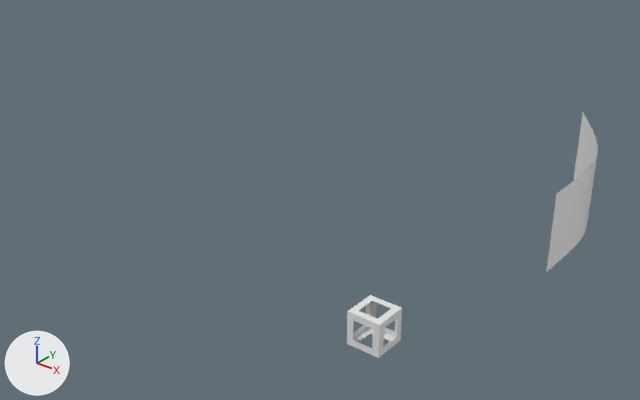
A saved change to the Blender file Assets/RJR_Stage.blend.
Both versions are drawn from a 50 mm camera at (328.0, -476.0, 396.0) aimed at (-202.0, 186.0, -15.0). The lights are fixed; the arrows at lower left show +X, +Y and +Z.

Objects in the first picture: 'BezierCurve', 'Cube.011'.
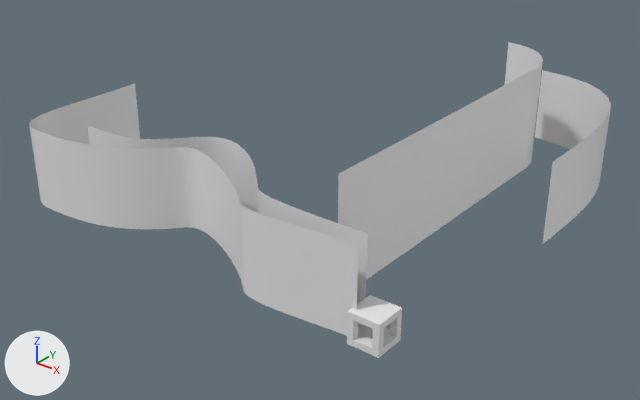
Boxes [x1, y1, x2, y2] around the edits, measured in the pictures (640 x 400 px; the box of a moved part takes in the faces that stretch with it):
'BezierCurve.001', added
    after: [29, 83, 358, 336]
'BezierCurve.003', added
    after: [338, 42, 543, 279]
'BezierCurve', reshaped, moved (45% wider, 9% taller)
    before: [546, 113, 598, 272]
    after: [535, 70, 611, 244]
'BezierCurve.002', added
    after: [88, 126, 368, 326]
part 1 of me_cube_011, moved or reshaped (not visible before)
    after: [353, 301, 397, 348]

The change, as a diff of the scene's bpy script:
```diff
--- a/Assets/RJR_Stage.blend.py
+++ b/Assets/RJR_Stage.blend.py
@@ me_cube_011 @@
 # used by ob_cube_011; location = (0.2, 0.5, 8.6); scale = (15.0, 15.0, 15.0)
-me_cube_011.from_pydata(...)  # 63 vertices, 48 faces, 22 loose edges; spans x -1.0..1.0, y -1.0..1.0, z -1.0..1.0
+me_cube_011.from_pydata(...)  # 64 vertices, 67 faces; spans x -1.0..1.0, y -1.0..1.0, z -1.0..1.0
+# me_cube_011 part 1
+# 22 loose edges are deleted
+# 1 vertex is added at (-0.6, -0.6, -0.6)
+# 19 new faces join them
@@ cu_beziercurve @@
 _sp = cu_beziercurve.splines.new('BEZIER'); _sp.bezier_points.add(1)
-_sp.bezier_points.foreach_set('co', [0.187, 0.727, 0.0, 1.848, 0.96, 0.0])
-_sp.bezier_points.foreach_set('handle_left', [-0.51, 0.85, 0.0, 0.942, 0.538, 0.0])
-_sp.bezier_points.foreach_set('handle_right', [0.883, 0.604, 0.0, 2.755, 1.383, 0.0])
+_sp.bezier_points.foreach_set('co', [0.0621, 0.749, 0.0, 1.917, 1.348, 0.0])
+_sp.bezier_points.foreach_set('handle_left', [-0.634, 0.872, 0.0, 1.743, 0.363, 0.0])
+_sp.bezier_points.foreach_set('handle_right', [0.758, 0.626, 0.0, 2.09, 2.332, 0.0])
 for _p, _l, _r in zip(_sp.bezier_points, ['ALIGNED', 'ALIGNED'], ['ALIGNED', 'ALIGNED']): _p.handle_left_type = _l; _p.handle_right_type = _r
@@ cu_beziercurve_001 @@
+cu_beziercurve_001 = bpy.data.curves.new('BezierCurve.001', 'CURVE')
+cu_beziercurve_001.dimensions = '3D'
+_sp = cu_beziercurve_001.splines.new('BEZIER'); _sp.bezier_points.add(4)
+_sp.bezier_points.foreach_set('co', [-0.792, 0.817, 0.0, -0.733, -0.316, 0.0, 0.324, -0.0863, 0.0, 1.12, -0.586, 0.0, 1.956, -0.724, 0.0])
+_sp.bezier_points.foreach_set('handle_left', [-0.74, 1.409, 0.0, -1.091, -0.253, 0.0, 0.0146, -0.346, 0.0, 1.052, -0.468, 0.0, 1.776, -0.692, 0.00143])
+_sp.bezier_points.foreach_set('handle_right', [-0.843, 0.226, 0.0, -0.254, -0.401, 0.0, 0.484, 0.0475, 0.0, 1.189, -0.705, 0.0, 2.34, -0.794, -0.00307])
+for _p, _l, _r in zip(_sp.bezier_points, ['ALIGNED', 'ALIGNED', 'ALIGNED', 'ALIGNED', 'ALIGNED'], ['ALIGNED', 'ALIGNED', 'ALIGNED', 'ALIGNED', 'ALIGNED']): _p.handle_left_type = _l; _p.handle_right_type = _r
+_sp.order_u = 0
+_sp.order_v = 0
+cu_beziercurve_001.use_path = True
+cu_beziercurve_001.use_path_clamp = True
+cu_beziercurve_001.bevel_resolution = 0
+cu_beziercurve_001.extrude = 0.3
+cu_beziercurve_001.fill_mode = 'HALF'
@@ cu_beziercurve_002 @@
+cu_beziercurve_002 = bpy.data.curves.new('BezierCurve.002', 'CURVE')
+cu_beziercurve_002.dimensions = '3D'
+_sp = cu_beziercurve_002.splines.new('BEZIER'); _sp.bezier_points.add(3)
+_sp.bezier_points.foreach_set('co', [-0.479, -0.284, 0.0, 0.324, -0.0863, 0.0, 1.12, -0.586, 0.0, 1.944, -0.793, 0.0])
+_sp.bezier_points.foreach_set('handle_left', [-1.175, -0.162, 0.0, 0.0146, -0.346, 0.0, 1.042, -0.474, 0.0, 1.774, -0.762, 0.00136])
+_sp.bezier_points.foreach_set('handle_right', [-0.0393, -0.362, 0.0, 0.634, 0.174, 0.0, 1.199, -0.699, 0.0, 2.328, -0.863, -0.00307])
+for _p, _l, _r in zip(_sp.bezier_points, ['ALIGNED', 'ALIGNED', 'ALIGNED', 'ALIGNED'], ['ALIGNED', 'ALIGNED', 'ALIGNED', 'ALIGNED']): _p.handle_left_type = _l; _p.handle_right_type = _r
+_sp.order_u = 0
+_sp.order_v = 0
+cu_beziercurve_002.use_path = True
+cu_beziercurve_002.use_path_clamp = True
+cu_beziercurve_002.bevel_resolution = 0
+cu_beziercurve_002.extrude = 0.3
+cu_beziercurve_002.fill_mode = 'HALF'
@@ cu_beziercurve_003 @@
+cu_beziercurve_003 = bpy.data.curves.new('BezierCurve.003', 'CURVE')
+cu_beziercurve_003.dimensions = '3D'
+_sp = cu_beziercurve_003.splines.new('BEZIER'); _sp.bezier_points.add(2)
+_sp.bezier_points.foreach_set('co', [-1.491, -0.0969, 0.0, -0.947, 0.301, 0.0, 1.437, -0.101, 0.0])
+_sp.bezier_points.foreach_set('handle_left', [-1.614, -0.793, 0.0, -0.991, 0.309, 0.0, 0.453, 0.0726, 0.0])
+_sp.bezier_points.foreach_set('handle_right', [-1.42, 0.31, 0.0, -0.251, 0.178, 0.0, 2.422, -0.275, 0.0])
+for _p, _l, _r in zip(_sp.bezier_points, ['ALIGNED', 'ALIGNED', 'ALIGNED'], ['ALIGNED', 'ALIGNED', 'ALIGNED']): _p.handle_left_type = _l; _p.handle_right_type = _r
+_sp.order_u = 0
+_sp.order_v = 0
+cu_beziercurve_003.use_path = True
+cu_beziercurve_003.use_path_clamp = True
+cu_beziercurve_003.bevel_resolution = 0
+cu_beziercurve_003.extrude = 0.4
+cu_beziercurve_003.fill_mode = 'HALF'
@@ ob_beziercurve @@
 ob_beziercurve = bpy.data.objects.new('BezierCurve', cu_beziercurve)
-ob_beziercurve.location = (139.1, 234.0, 0.0)
+ob_beziercurve.location = (139.1, 234.0, 38.4)
 ob_beziercurve.rotation_euler = (0.0, 0.0, 1.745)  # degrees (0, 0, 100)
@@ ob_beziercurve_001 @@
+ob_beziercurve_001 = bpy.data.objects.new('BezierCurve.001', cu_beziercurve_001)
+ob_beziercurve_001.location = (-298.9, 43.9, 38.4)
+ob_beziercurve_001.rotation_euler = (0.0, 0.0, 0.175)  # degrees (0, 0, 10)
+ob_beziercurve_001.scale = (141.0, 141.0, 141.0)
@@ ob_beziercurve_002 @@
+ob_beziercurve_002 = bpy.data.objects.new('BezierCurve.002', cu_beziercurve_002)
+ob_beziercurve_002.location = (-303.9, 72.1, 38.4)
+ob_beziercurve_002.rotation_euler = (0.0, 0.0, 0.175)  # degrees (0, 0, 10)
+ob_beziercurve_002.scale = (141.0, 141.0, 141.0)
@@ ob_beziercurve_003 @@
+ob_beziercurve_003 = bpy.data.objects.new('BezierCurve.003', cu_beziercurve_003)
+ob_beziercurve_003.location = (-65.6, 212.1, 65.5)
+ob_beziercurve_003.rotation_euler = (0.0, 0.0, -1.396)  # degrees (0, 0, -80)
+ob_beziercurve_003.scale = (140.0, 140.0, 140.0)
```
